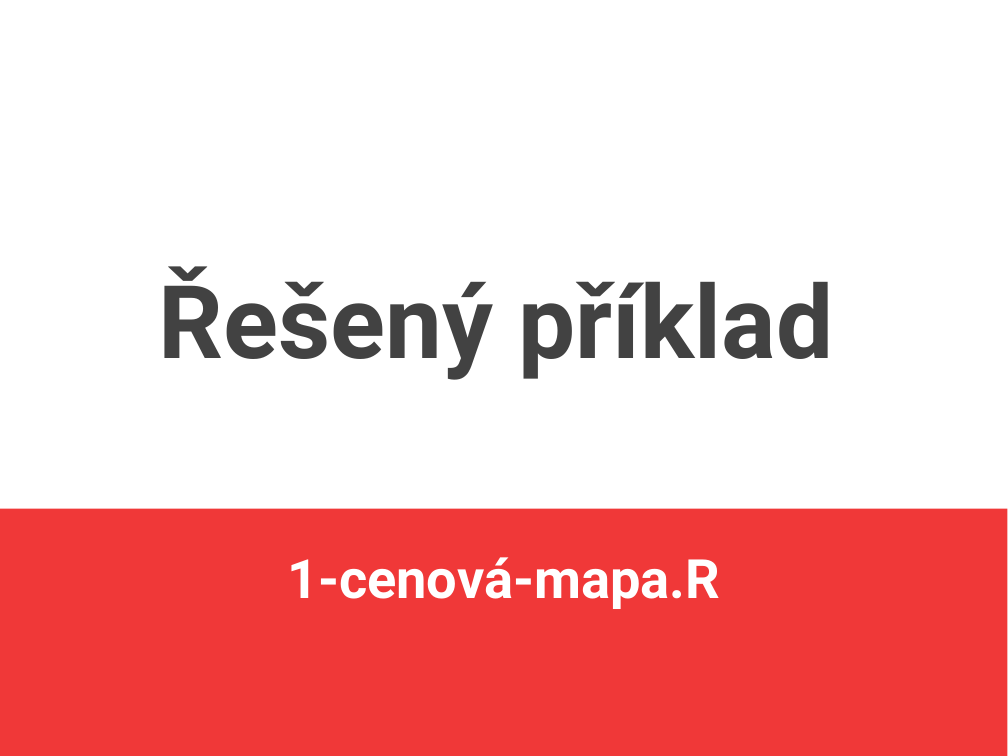
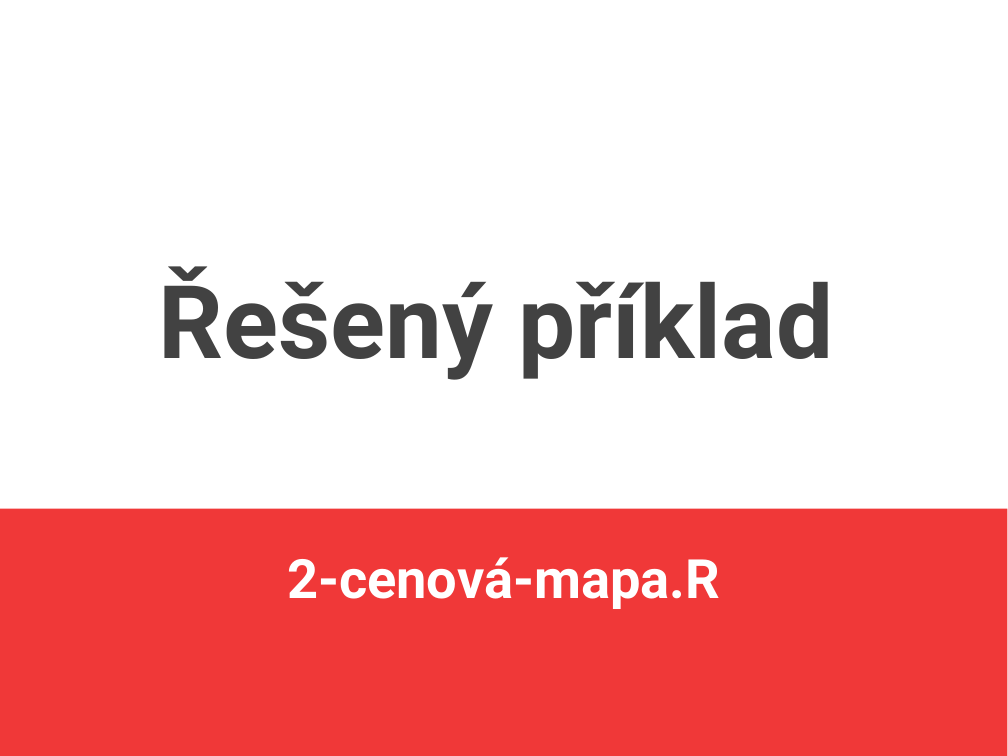
Before and after one commit to jlacko/4EK418, a slide deck: slide 20 of prez/2 - svět gisu svět erka.odp. Drawn at 1008x756 pixels with LibreOffice and Linux fonts; fonts in the diff are those of the drawing. Boxes give left, top, right and bottom in pixels: in the first picture for what was removed or moved away, otherwise in the second. Text is boxed around its words. In the diff, an @@ line names an element or a change of style, - is before the commit and + after.

Commit message:
dělení na dva včetně příkladů

```diff
--- a/prez/2 - svět gisu svět erka.odp
+++ b/prez/2 - svět gisu svět erka.odp
@@ subtitle at (287,557,720,609): text changed @@
-1-cenová-mapa.R
+2-cenová-mapa.R
```
Also in this commit, not shown: 3 other slides changed, 12 other files.
